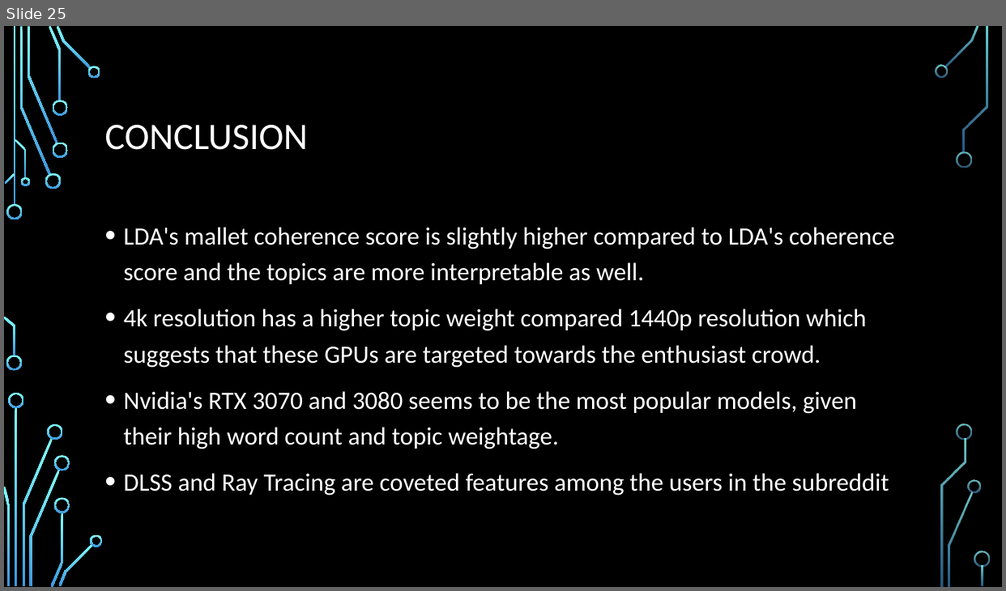
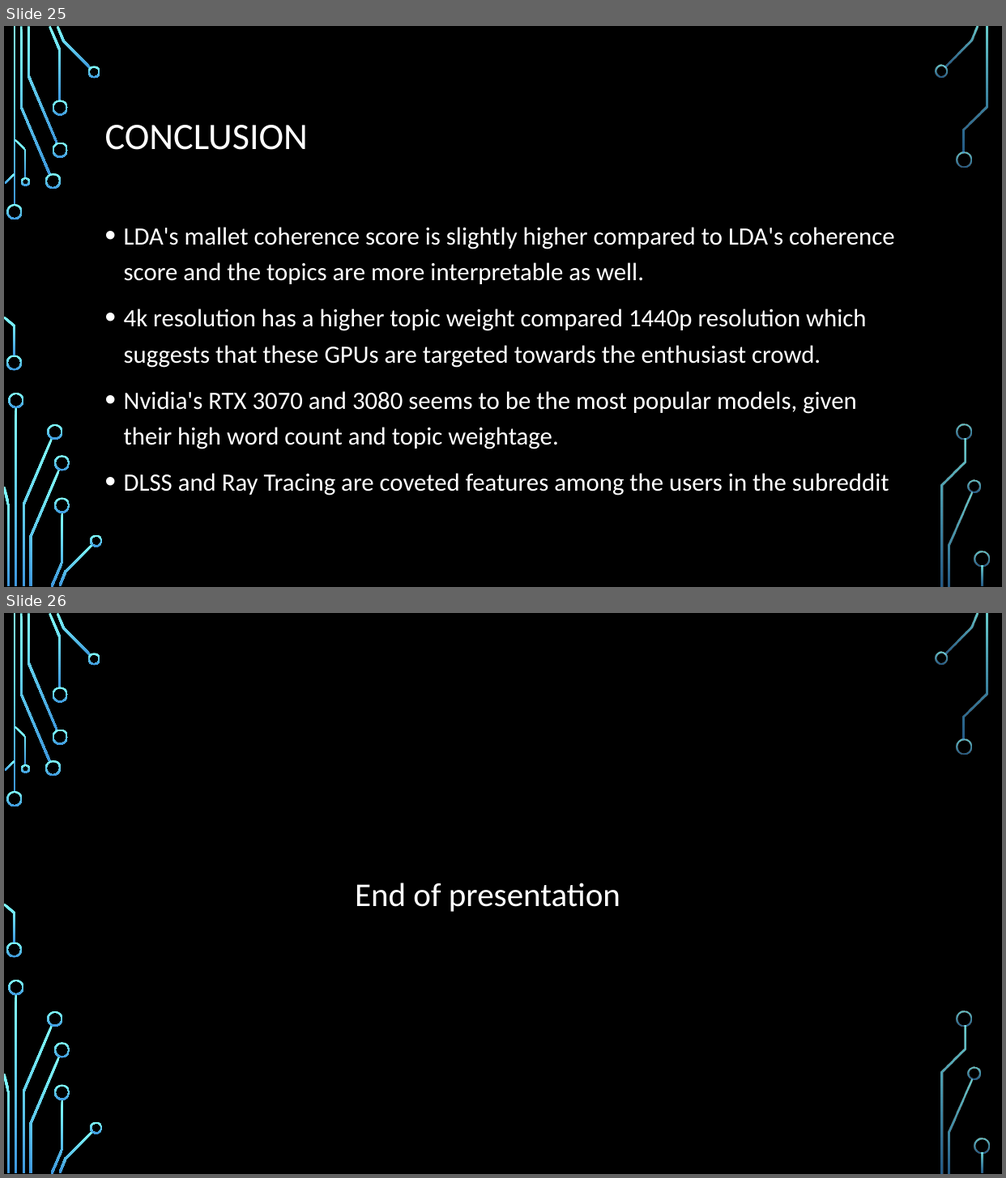
Before and after one commit to kumereshN/dsiprojects, a slide deck: capstone/ppt slides/Topic modeling on amd and Nvidia's gpu launch.pptx. Shown one above the other, each under a label of ours: slide 25 before the commit, slides 25 and 26 after it. The pictures are 1006x591 and 1006x1178 pixels, drawn with LibreOffice and Linux fonts; fonts in the diff are those of the drawing; background and template pictures are left out. Boxes give left, top, right and bottom in pixels: in the first picture for what was removed or moved away, otherwise in the second. Text is boxed around its words. In the diff, an @@ line names an element or a change of style, - is before the commit and + after.

Commit message:
capstone

```diff
--- a/capstone/ppt slides/Topic modeling on amd and Nvidia's gpu launch.pptx
+++ b/capstone/ppt slides/Topic modeling on amd and Nvidia's gpu launch.pptx
@@ slide 26 added at bbox=[4, 613, 1002, 1174], background picture (left out); not listed: 36 template elements that a slide beside it also shows @@
@@ text added at bbox=[355, 883, 620, 912], 32 pt, text #FFFFFF @@
+End of presentation
```
